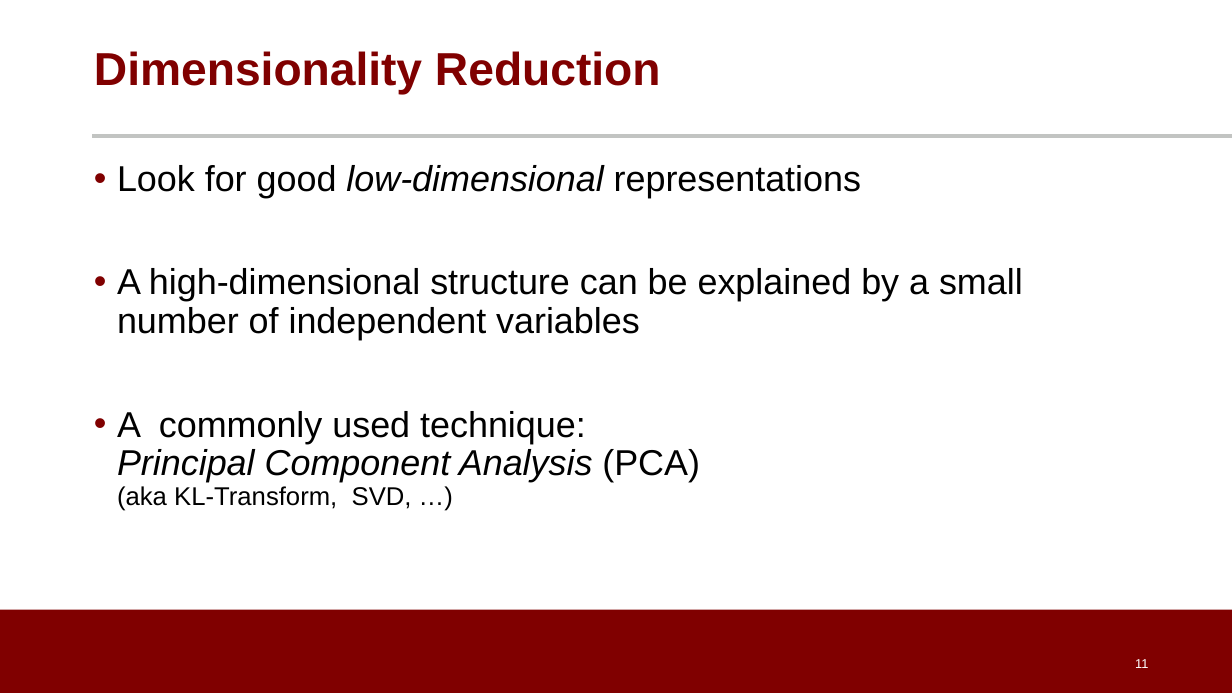
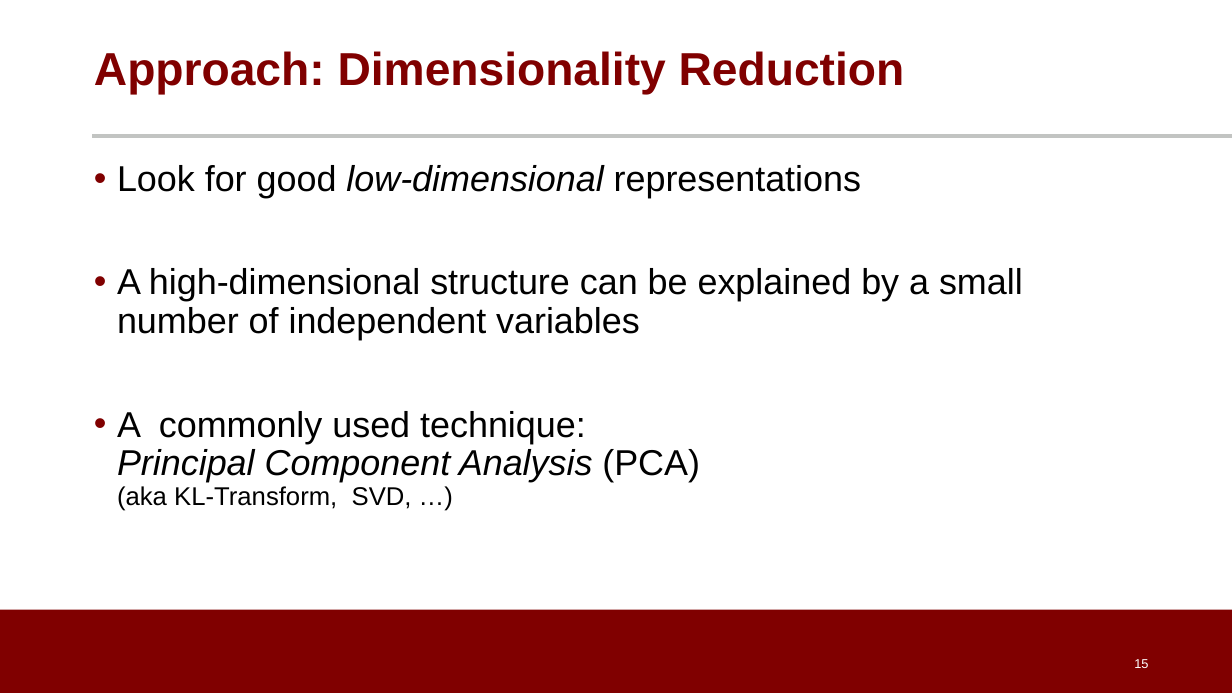
Before and after one commit to noise-lab/ML-Cybersecurity, a slide deck: slide 15 of module-3/ppt/3.4-Unsupervised Learning.pptx (slide 11 before the commit). Drawn at 1232x693 pixels with LibreOffice and Linux fonts; fonts in the diff are those of the drawing; background and template pictures are left out. Boxes give left, top, right and bottom in pixels: in the first picture for what was removed or moved away, otherwise in the second. Text is boxed around its words. In the diff, an @@ line names an element or a change of style, - is before the commit and + after.

```diff
--- a/module-3/ppt/3.4-Unsupervised Learning.pptx
+++ b/module-3/ppt/3.4-Unsupervised Learning.pptx
@@ title at bbox=[94, 51, 905, 95]: text changed @@
-Dimensionality Reduction
+Approach: Dimensionality Reduction
@@ page number at bbox=[1134, 659, 1148, 668]: text changed @@
-11
+15
```
Also in this commit, not shown: 12 other slides changed, 6 slides added, 2 slides removed, 1 other file.
